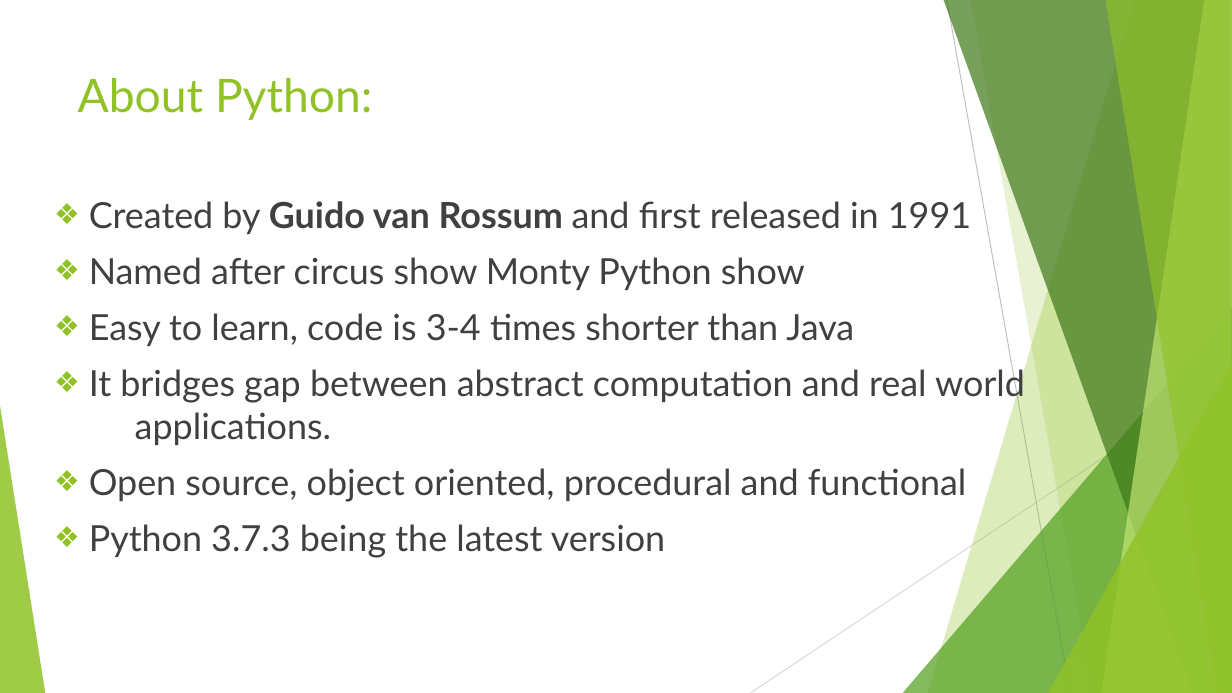
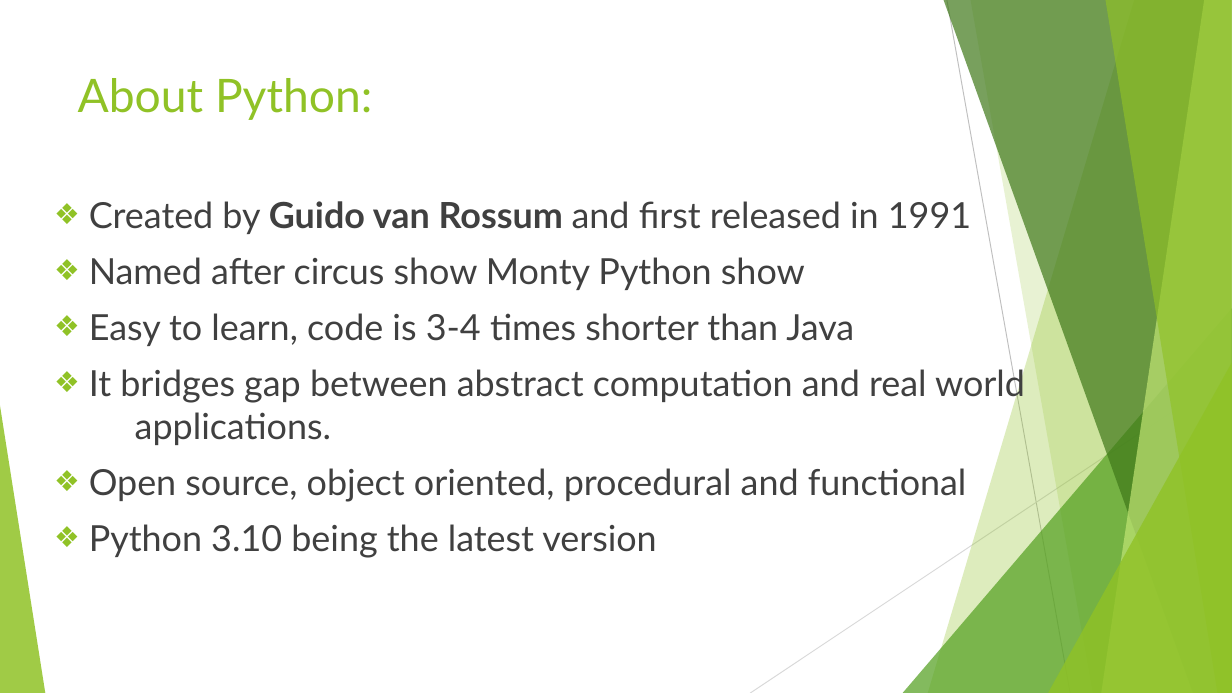
Before and after one commit to AnilKumarPyD/PyDevTraining, a slide deck: slide 2 of PythonBasics/PythonGenesis.pptx. Drawn at 1232x693 pixels with LibreOffice and Linux fonts; fonts in the diff are those of the drawing. Boxes give left, top, right and bottom in pixels: in the first picture for what was removed or moved away, otherwise in the second. Text is boxed around its words. In the diff, an @@ line names an element or a change of style, - is before the commit and + after.

```diff
--- a/PythonBasics/PythonGenesis.pptx
+++ b/PythonBasics/PythonGenesis.pptx
@@ text at (89,524,656,558): text changed @@
-❖ Python 3.7.3 being the latest version
+❖ Python 3.10 being the latest version
```
Also in this commit, not shown: 4 other slides changed, 1 other file.
